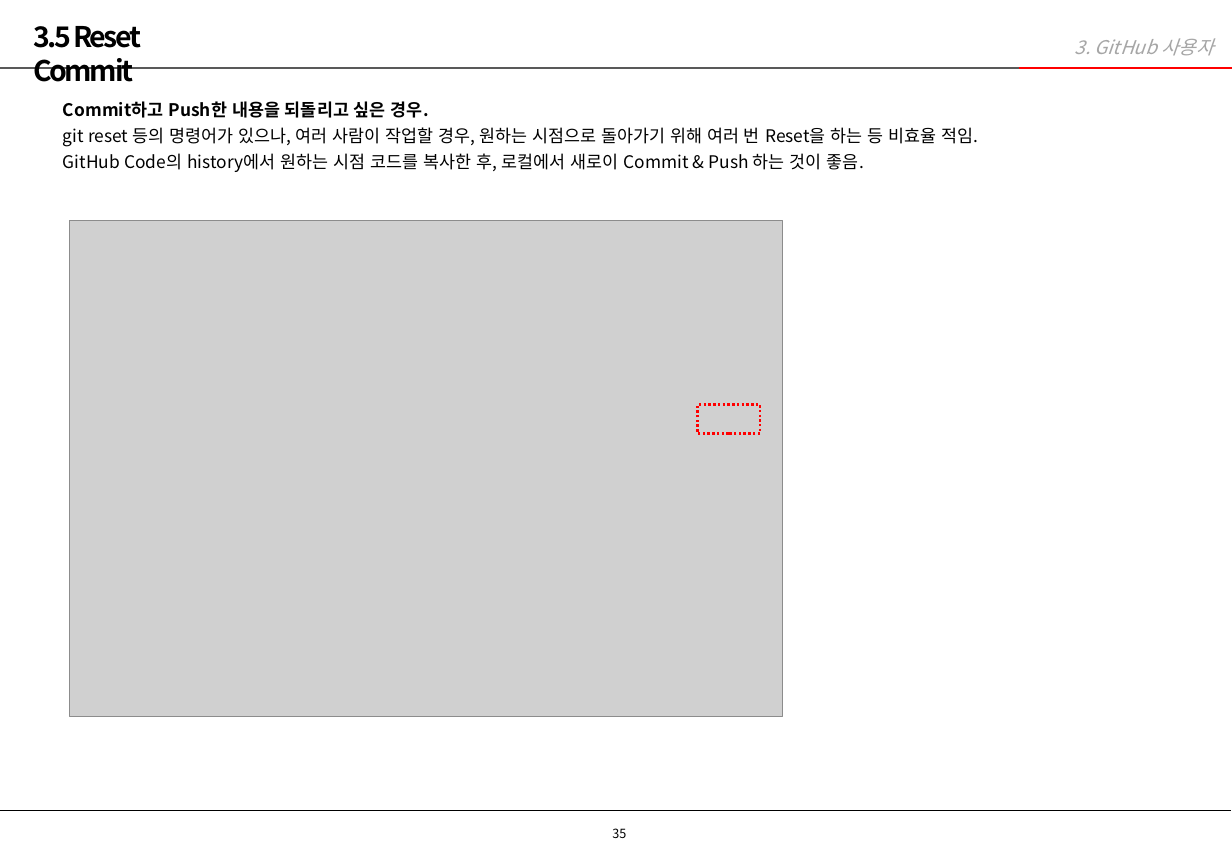
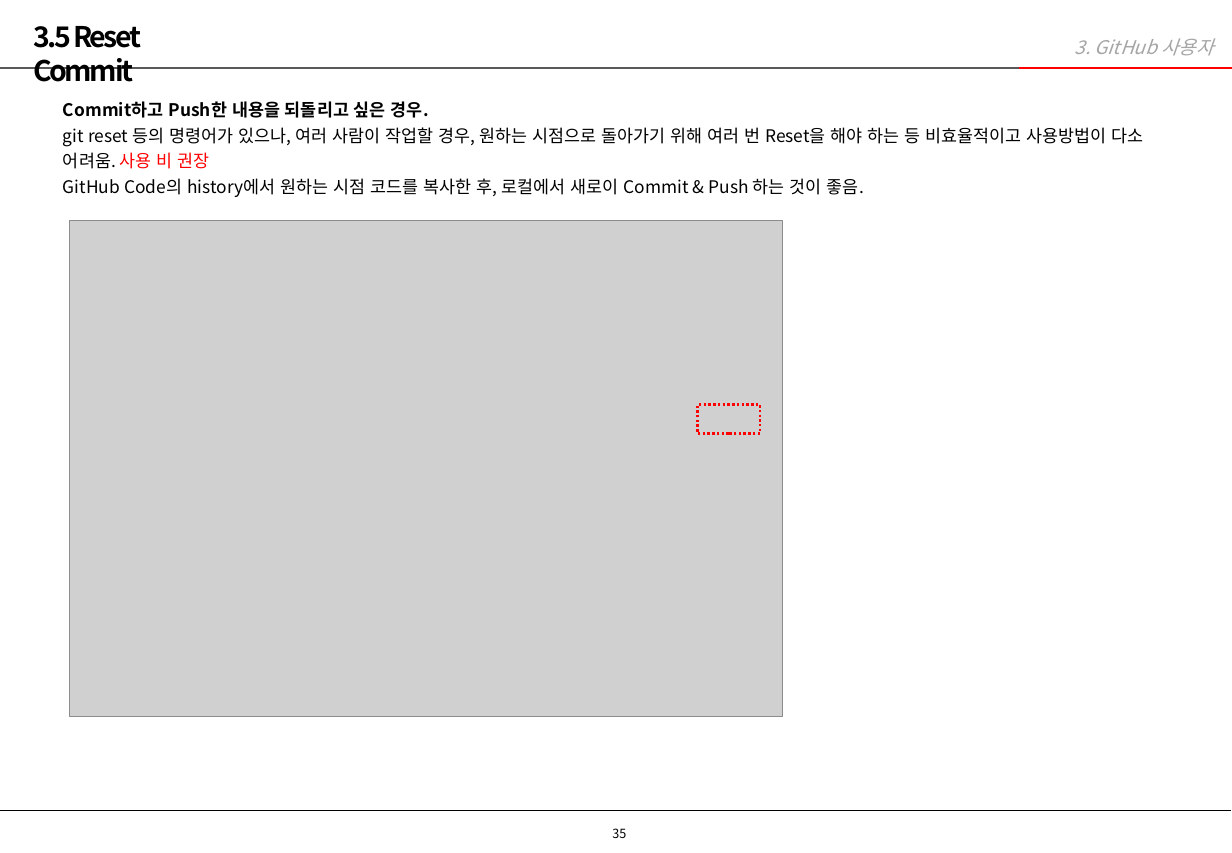
Before and after one commit to taranuxd/intro, a slide deck: slide 35 of 타란유엑스디_GitHub_사용가이드.pptx. Drawn at 1232x853 pixels with LibreOffice and Linux fonts; fonts in the diff are those of the drawing; grey boxes stand for pictures; background and template pictures are left out. Boxes give left, top, right and bottom in pixels: in the first picture for what was removed or moved away, otherwise in the second. Text is boxed around its words. In the diff, an @@ line names an element or a change of style, - is before the commit and + after.

```diff
--- a/타란유엑스디_GitHub_사용가이드.pptx
+++ b/타란유엑스디_GitHub_사용가이드.pptx
@@ text at <box>63,127,1144,169</box>: text changed @@
-  git reset 등의 명령어가 있으나, 여러 사람이 작업할 경우, 원하는 시점으로 돌아가기 위해 여러 번 Reset을 하는 등 비효율 적임.
+  git reset 등의 명령어가 있으나, 여러 사람이 작업할 경우, 원하는 시점으로 돌아가기 위해 여러 번 Reset을 해야 하는 등 비효율적이고 사용방법이 다소 어려움. 사용 비 권장
```
Also in this commit, not shown: 2 other slides changed.
